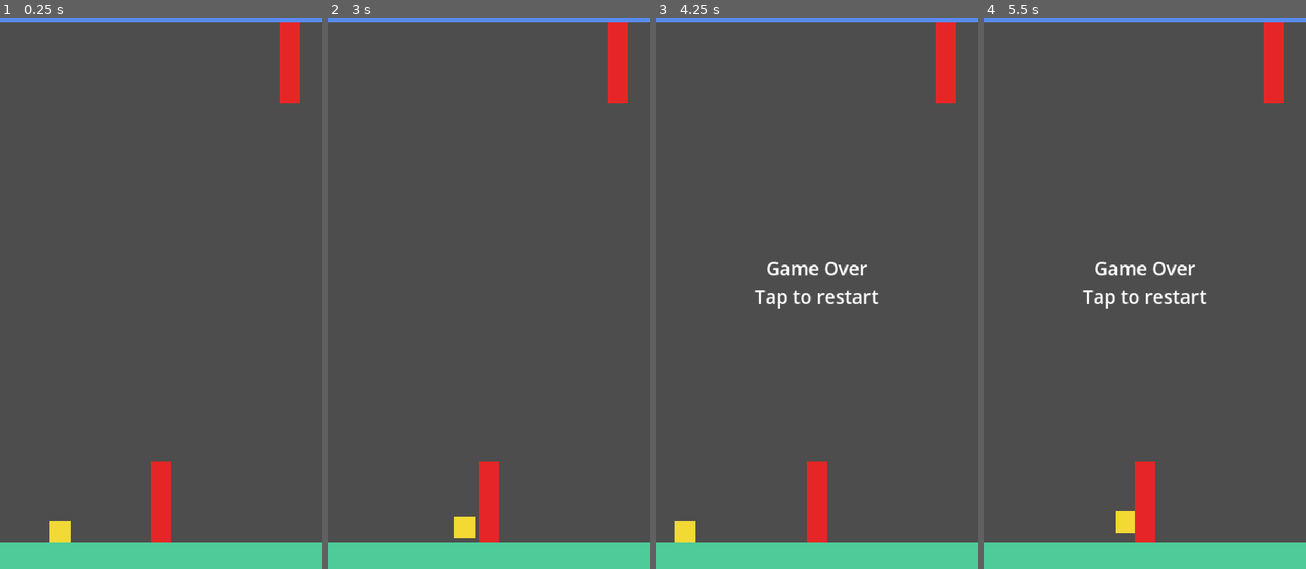
Above: before the commit, frames 1-4 (left to right).
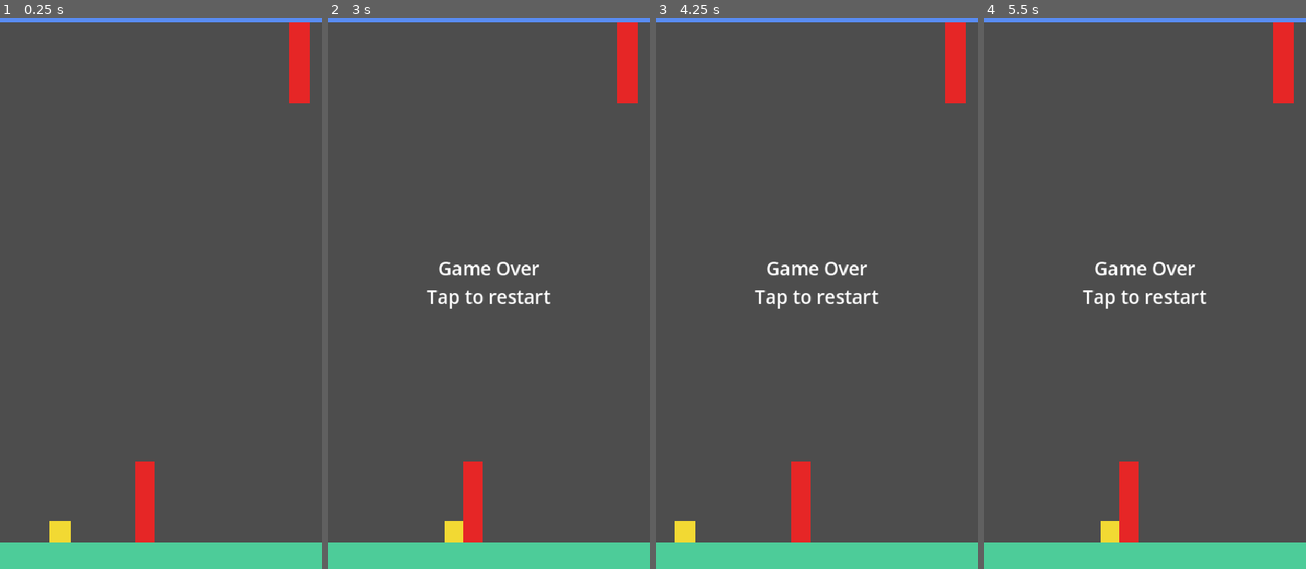
Above: after the commit, the same moments.

Repository: aniketsagar/gravity-flip
Game: Godot game, scene res://scenes/main.tscn
Two runs of this game, one before a commit and one after it. Both use one fixed random seed, a clock stepped at 60 frames per second and the inputs below.
Inputs (mouse positions are in pixels of both pictures, inside the frame that each line leads up to):
- Up to frame 1 (0.25 s): no input
- Up to frame 2 (3 s): move the mouse to (559, 254) at 0.52 s; click (559, 254) at 0.67 s; tap Enter at 1.25, 2 s; move the mouse to (424, 310) at 1.27 s; click (424, 310) at 1.42 s; move the mouse to (521, 155) at 2.02 s; click (521, 155) at 2.17 s; move the mouse to (472, 398) at 2.77 s; click (472, 398) at 2.92 s
- Up to frame 3 (4.25 s): tap Enter at 3.5 s; move the mouse to (913, 370) at 3.52 s; click (913, 370) at 3.67 s
- Up to frame 4 (5.5 s): tap Enter at 4.25 s; move the mouse to (1048, 194) at 4.27 s; click (1048, 194) at 4.42 s; move the mouse to (1161, 282) at 5.02 s; click (1161, 282) at 5.17 s

The runs differ from the first frame. In frame 1, 2.4% of the frame differs, in the area x 42-97%, y 0-96%; in frame 2, 3.3%, in the area x 30-97%, y 0-96%; in frame 3, 2.4%; in frame 4, 2.6%.

Commit message:
feat: snappier gravity flip and wider hazard spacing
Flip now sets vertical velocity immediately (FLIP_SPEED), gravity is 2400 and
max vertical speed 1000. Hazard gaps are ~20% wider. Adds snappy-flip tests.
Also keeps the uids the Godot editor added to main.tscn.

Co-Authored-By: Claude Sonnet 5.5 <noreply@anthropic.com>

Diff:
--- a/scenes/main.tscn
+++ b/scenes/main.tscn
@@ -15,50 +15,50 @@
 [node name="Main" type="Node2D" unique_id=546288906]
 script = ExtResource("1_main")
 
-[node name="Player" type="CharacterBody2D" parent="."]
+[node name="Player" type="CharacterBody2D" parent="." unique_id=1683261374]
 position = Vector2(240, 427)
 collision_layer = 2
 script = ExtResource("2_player")
 
-[node name="CollisionShape2D" type="CollisionShape2D" parent="Player"]
+[node name="CollisionShape2D" type="CollisionShape2D" parent="Player" unique_id=193951648]
 shape = SubResource("RectangleShape2D_player")
 
-[node name="Visual" type="ColorRect" parent="Player"]
+[node name="Visual" type="ColorRect" parent="Player" unique_id=1707374400]
 offset_left = -16.0
 offset_top = -16.0
 offset_right = 16.0
 offset_bottom = 16.0
 color = Color(0.95, 0.85, 0.2, 1)
 
-[node name="Ground" type="StaticBody2D" parent="."]
+[node name="Ground" type="StaticBody2D" parent="." unique_id=472901418]
 position = Vector2(240, 834)
 
-[node name="CollisionShape2D" type="CollisionShape2D" parent="Ground"]
+[node name="CollisionShape2D" type="CollisionShape2D" parent="Ground" unique_id=1845837792]
 shape = SubResource("RectangleShape2D_ground")
 
-[node name="Visual" type="ColorRect" parent="Ground"]
+[node name="Visual" type="ColorRect" parent="Ground" unique_id=1078189232]
 offset_left = -240.0
 offset_top = -20.0
 offset_right = 240.0
 offset_bottom = 20.0
 color = Color(0.3, 0.8, 0.6, 1)
 
-[node name="Ceiling" type="StaticBody2D" parent="."]
+[node name="Ceiling" type="StaticBody2D" parent="." unique_id=344784266]
 position = Vector2(240, 20)
 
-[node name="CollisionShape2D" type="CollisionShape2D" parent="Ceiling"]
+[node name="CollisionShape2D" type="CollisionShape2D" parent="Ceiling" unique_id=1399642318]
 shape = SubResource("RectangleShape2D_ceiling")
 
-[node name="Visual" type="ColorRect" parent="Ceiling"]
+[node name="Visual" type="ColorRect" parent="Ceiling" unique_id=1600311854]
 offset_left = -240.0
 offset_top = -20.0
 offset_right = 240.0
 offset_bottom = 20.0
 color = Color(0.35, 0.55, 0.95, 1)
 
-[node name="Hazards" type="Node2D" parent="."]
+[node name="Hazards" type="Node2D" parent="." unique_id=955746124]
 
-[node name="GameOverLabel" type="Label" parent="."]
+[node name="GameOverLabel" type="Label" parent="." unique_id=795674236]
 visible = false
 offset_right = 480.0
 offset_bottom = 80.0
--- a/scripts/main.gd
+++ b/scripts/main.gd
@@ -15,16 +15,16 @@
 # Hazards alternate ground, ceiling, so the player must keep flipping gravity.
 const PATTERNS := [
 	[
-		{"ceiling": false, "x": 0.50, "w": 30.0, "h": 120.0},
-		{"ceiling": true, "x": 0.90, "w": 30.0, "h": 120.0},
+		{"ceiling": false, "x": 0.45, "w": 30.0, "h": 120.0},
+		{"ceiling": true, "x": 0.93, "w": 30.0, "h": 120.0},
 	],
 	[
-		{"ceiling": false, "x": 0.50, "w": 40.0, "h": 160.0},
-		{"ceiling": true, "x": 0.90, "w": 40.0, "h": 160.0},
+		{"ceiling": false, "x": 0.45, "w": 40.0, "h": 160.0},
+		{"ceiling": true, "x": 0.93, "w": 40.0, "h": 160.0},
 	],
 	[
-		{"ceiling": false, "x": 0.55, "w": 30.0, "h": 180.0},
-		{"ceiling": true, "x": 0.92, "w": 50.0, "h": 160.0},
+		{"ceiling": false, "x": 0.48, "w": 30.0, "h": 180.0},
+		{"ceiling": true, "x": 0.93, "w": 50.0, "h": 160.0},
 	],
 ]
 
--- a/scripts/player.gd
+++ b/scripts/player.gd
@@ -3,8 +3,12 @@
 signal wrapped
 
 const SPEED := 200.0
-const GRAVITY := 1800.0
-const MAX_FALL_SPEED := 900.0
+# Tuning values.
+const GRAVITY := 2700.0
+const MAX_VERTICAL_SPEED := 1000.0
+# Vertical speed given to the player the moment gravity is flipped, so a flip
+# reverses direction at once instead of waiting for gravity to turn the old velocity.
+const FLIP_SPEED := 600.0
 
 # Horizontal limits of the play area; set by Main from the visible rect.
 var play_rect := Rect2(0, 0, 480, 854)
@@ -25,14 +29,17 @@
 
 
 func flip() -> void:
+	if not running:
+		return
 	gravity_dir = -gravity_dir
+	velocity.y = gravity_dir * FLIP_SPEED
 
 
 func _physics_process(delta: float) -> void:
 	if not running:
 		return
 	velocity.x = SPEED
-	velocity.y = clampf(velocity.y + gravity_dir * GRAVITY * delta, -MAX_FALL_SPEED, MAX_FALL_SPEED)
+	velocity.y = clampf(velocity.y + gravity_dir * GRAVITY * delta, -MAX_VERTICAL_SPEED, MAX_VERTICAL_SPEED)
 	move_and_slide()
 	# Wrap from the right edge to the left edge, carrying over any overshoot so
 	# horizontal movement stays continuous. Vertical position and gravity are kept.
--- a/tests/m3_check.gd
+++ b/tests/m3_check.gd
@@ -117,6 +117,73 @@
 			laps_ok = laps_ok and _p.running and _p.position.x >= _rect.position.x and _p.position.x < _rect.end.x
 		_tap_mouse()
 	_check(laps_ok and not _label_visible(), "multiple laps on ceiling and ground never end the run")
+
+
+func _test_snappy_flip() -> void:
+	print("-- snappy flip")
+	await _new_main(EMPTY)
+	var mid_y: float = _rect.get_center().y
+	var speed: float = _p.FLIP_SPEED
+	# Downward-moving player flips to upward velocity at once, without teleporting.
+	await _wait_unlocked()
+	_p.position.y = mid_y
+	await _frames(5)
+	_check(_p.velocity.y > 0.0 and _p.gravity_dir == 1.0, "player is moving down before the flip (vy=%.1f)" % _p.velocity.y)
+	var pos_before: Vector2 = _p.position
+	var vx_before: float = _p.velocity.x
+	_tap_touch()
+	_check(_p.velocity.y == -speed, "flip while falling: vy becomes -FLIP_SPEED immediately (%.1f)" % _p.velocity.y)
+	_check(_p.position == pos_before, "flip does not teleport the player")
+	_check(_p.velocity.x == vx_before and vx_before == _p.SPEED, "flip leaves horizontal speed unchanged")
+	await physics_frame
+	_check(_p.position.y < pos_before.y, "player moves up on the very next physics tick")
+	_check(absf(_p.velocity.x - _p.SPEED) < 0.01, "horizontal speed still constant after flip")
+	# Upward-moving player flips to downward velocity at once.
+	await _frames(5)
+	_check(_p.velocity.y < 0.0 and _p.gravity_dir == -1.0, "player is moving up before the second flip (vy=%.1f)" % _p.velocity.y)
+	pos_before = _p.position
+	_tap_mouse()
+	_check(_p.velocity.y == speed and _p.gravity_dir == 1.0, "flip while rising: vy becomes +FLIP_SPEED immediately (%.1f)" % _p.velocity.y)
+	_check(_p.position == pos_before, "no teleport on the upward flip either")
+	await physics_frame
+	_check(_p.position.y > pos_before.y, "player moves down on the very next physics tick")
+
+	# Flip while touching the ground moves away from it right away.
+	await _new_main(EMPTY)
+	await _frames(40)
+	_check(absf(_p.position.y - _floor_y()) < 1.5 and _p.is_on_floor(), "resting on ground before flip")
+	await _wait_unlocked()
+	_tap_mouse()
+	await _frames(3)
+	_check(_p.position.y < _floor_y() - 3.0 and _p.velocity.y < 0.0, "flip from the ground leaves the ground (y=%.2f)" % _p.position.y)
+	# Flip while touching the ceiling moves away from it right away.
+	await _frames(60)
+	_check(absf(_p.position.y - _ceil_y()) < 1.5, "resting on ceiling before flip")
+	_tap_mouse()
+	await _frames(3)
+	_check(_p.position.y > _ceil_y() + 3.0 and _p.velocity.y > 0.0, "flip from the ceiling leaves the ceiling (y=%.2f)" % _p.position.y)
+	# Vertical speed never exceeds the maximum.
+	var vmax := 0.0
+	for i in 120:
+		await physics_frame
+		vmax = maxf(vmax, absf(_p.velocity.y))
+	_check(vmax <= _p.MAX_VERTICAL_SPEED + 0.01, "vertical speed capped (max %.1f)" % vmax)
+	# Several rapid flips stay bounded between the surfaces.
+	var bounded := true
+	for i in 12:
+		await _frames(7)
+		_p.flip()
+		bounded = bounded and _p.position.y >= _ceil_y() - 1.0 and _p.position.y <= _floor_y() + 1.0
+	_check(bounded and _p.running, "rapid flipping never leaves the corridor")
+
+	# No flips after game over, by tap or by direct call.
+	await _new_main()
+	_p.position = _hazards()[0].position
+	await _frames(3)
+	await _wait_unlocked()
+	var gd: float = _p.gravity_dir
+	_p.flip()
+	_check(not _p.running and _p.gravity_dir == gd and _p.velocity == Vector2.ZERO, "flip() after game over is ignored")
 
 
 func _test_wrap() -> void:
@@ -160,7 +227,7 @@
 	for pat in _main.PATTERNS:
 		var prev_ceiling = null
 		for spec in pat:
-			far_from_spawn = far_from_spawn and spec["x"] >= 0.5
+			far_from_spawn = far_from_spawn and spec["x"] >= 0.4
 			if prev_ceiling != null:
 				far_from_spawn = far_from_spawn and spec["ceiling"] != prev_ceiling
 			prev_ceiling = spec["ceiling"]
@@ -313,6 +380,7 @@
 
 func _initialize() -> void:
 	await _test_movement_and_surfaces()
+	await _test_snappy_flip()
 	await _test_wrap()
 	await _test_layout()
 	await _test_collisions()
Not shown: 1 places in scenes/main.tscn that only renumber resources
